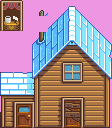
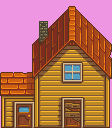
Two versions of the same layered image (w=112, h=128). Layer-by-layer changes:
hid "storefront" over (0, 0, 23, 31)
hid "winter" over (0, 6, 112, 128)
hid "fall" over (0, 6, 112, 128)
hid "summer", painted on it over (0, 6, 112, 128)
painted on "spring" over (0, 10, 109, 128)
